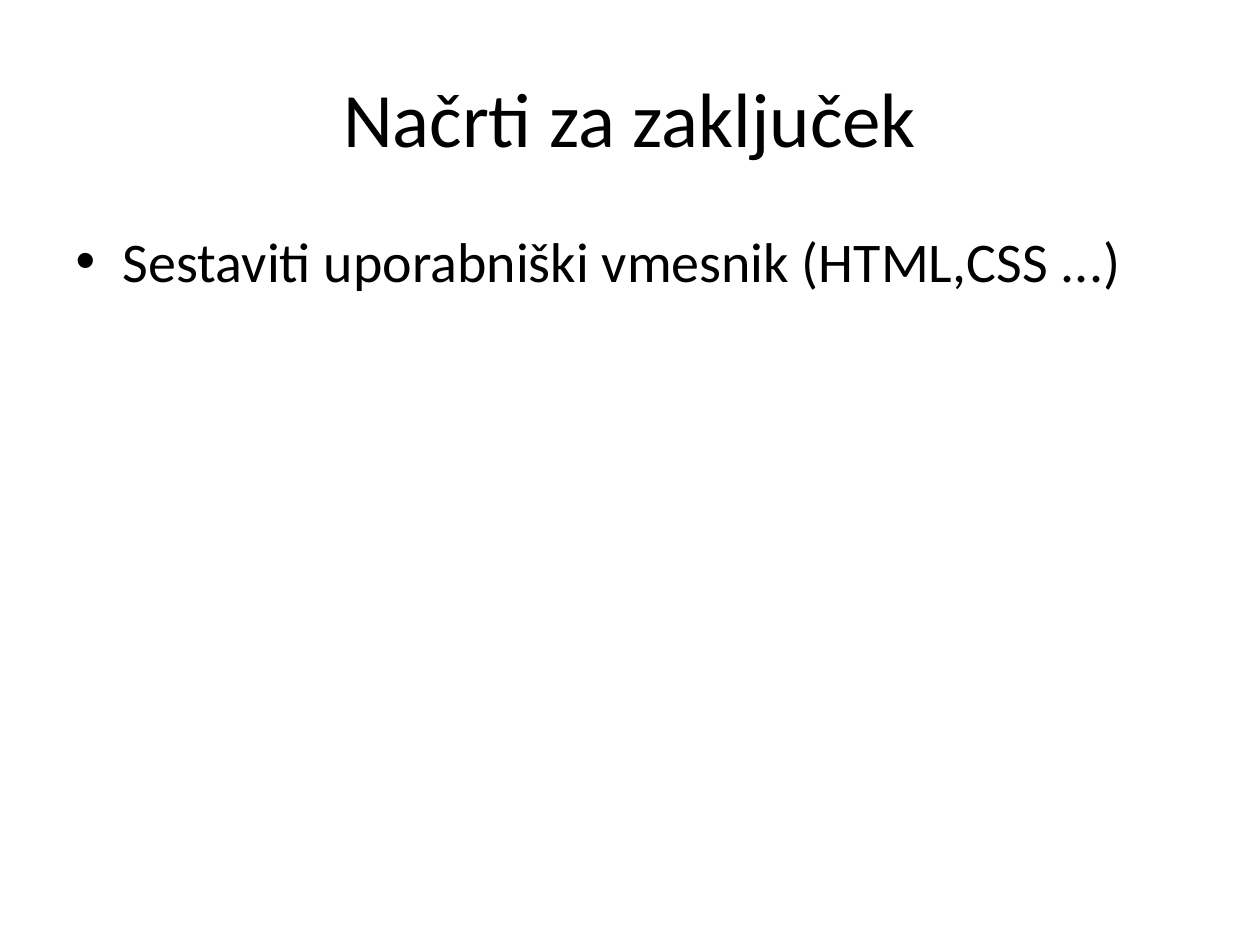
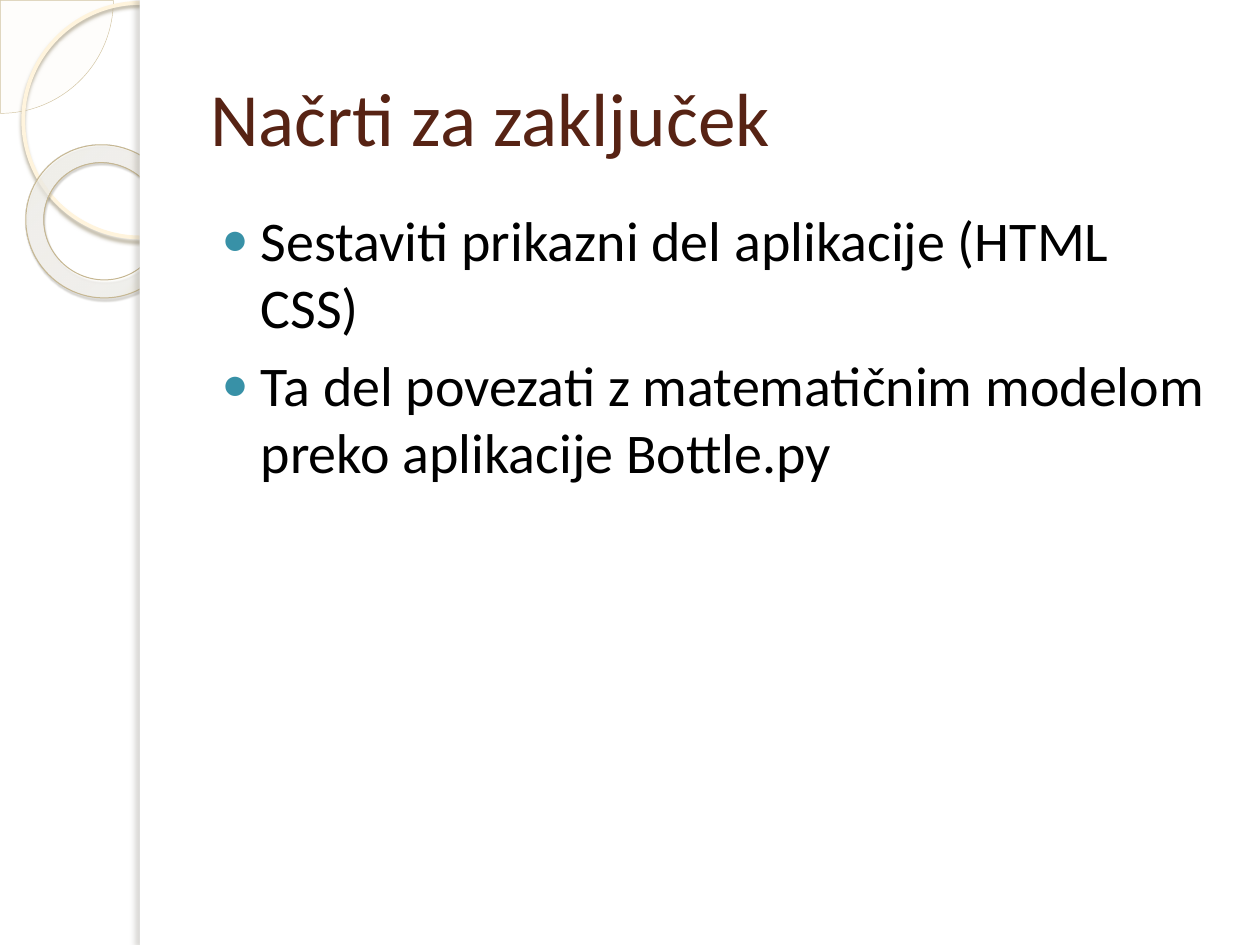
Before and after one commit to PotocnikJan/Podjetje, a slide deck: slide 10 of Nadzor finančnega stanja podjetja.pptx (slide 5 before the commit). Drawn at 1260x945 pixels with LibreOffice and Linux fonts; fonts in the diff are those of the drawing; background and template pictures are left out. Boxes give left, top, right and bottom in pixels: in the first picture for what was removed or moved away, otherwise in the second. Text is boxed around its words. In the diff, an @@ line names an element or a change of style, - is before the commit and + after.

```diff
--- a/Nadzor finančnega stanja podjetja.pptx
+++ b/Nadzor finančnega stanja podjetja.pptx
@@ pie slice (boxed as its full ellipse) added at bbox=[0, 0, 113, 113], fill #FEFAF4 at 33% opacity, outline #D3C39F 0.25 pt @@
@@ ellipse added at bbox=[23, 3, 257, 237], outline #FFF5DE 2.15 pt @@
@@ rectangle added at bbox=[140, 0, 1260, 945], fill #FFFFFF @@
@@ rectangle added at bbox=[140, 0, 150, 945], fill #FFFFFF @@
@@ title "Načrti za zaključek": place and size @@
-title "Načrti za zaključek" at bbox=[343, 93, 916, 161]
+title "Načrti za zaključek" at bbox=[210, 93, 770, 159]
@@ title "Načrti za zaključek" at bbox=[210, 93, 770, 159]: size 44 to 43 pt, text colour #000000 to #572314; alignment centre to left @@
@@ donut added at bbox=[0, 113, 211, 329], fill gradient #FFFCF6 to #FFFEFB to #F0D28E, outline #C7B893 0.58 pt @@
@@ text at bbox=[261, 220, 1204, 483]: text changed @@
-• Sestaviti uporabniški vmesnik (HTML,CSS ...)
+● Sestaviti prikazni del aplikacije (HTML CSS)
+● Ta del povezati z matematičnim modelom preko aplikacije Bottle.py
```
Also in this commit, not shown: 3 other slides changed, 6 slides added, 1 slide removed, 3 other files.
